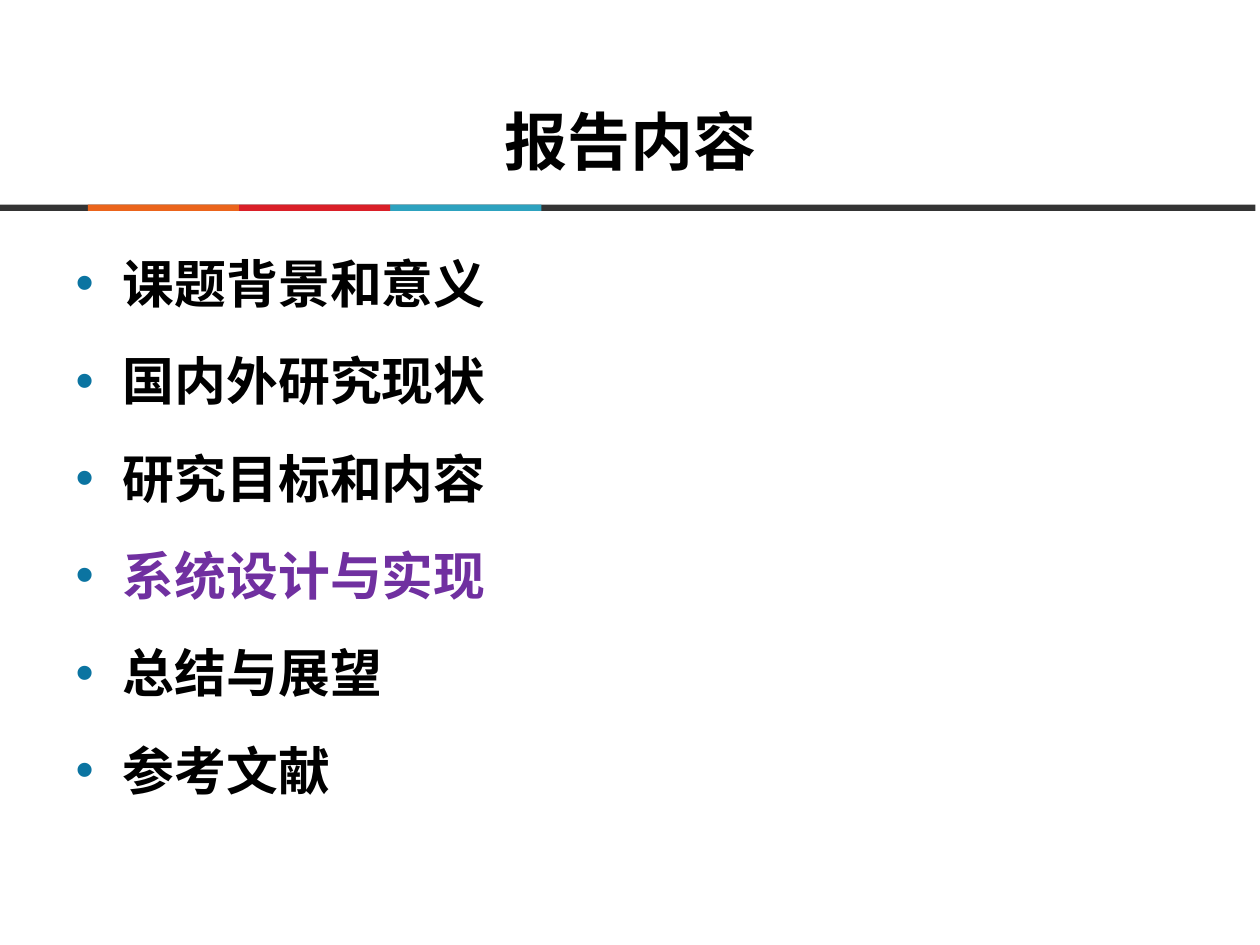
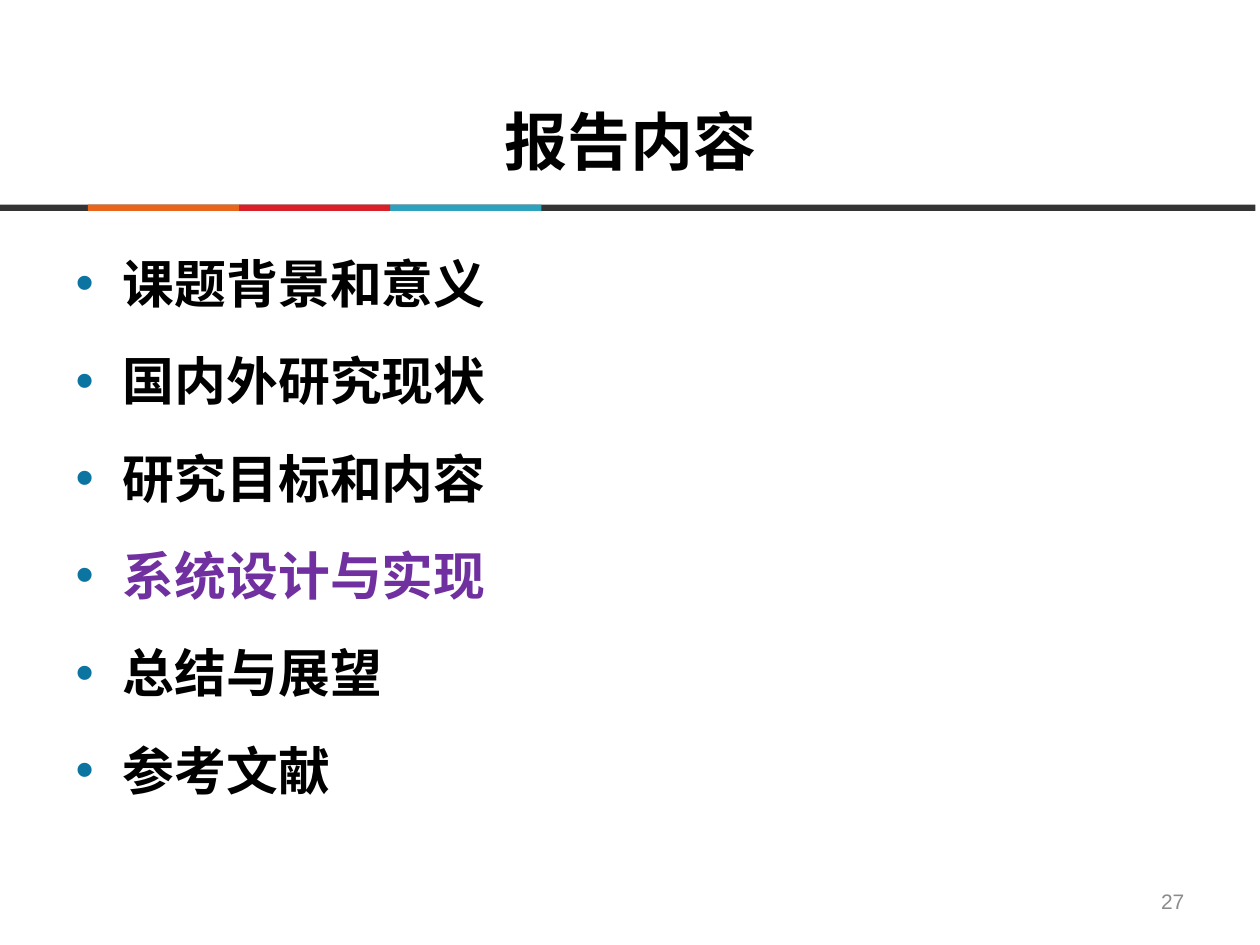
Before and after one commit to destiny1991/--2014--destiny, a slide deck: slide 27 of 答辩/ppt/SY1406108_陈志伟_毕业答辩.pptx (slide 23 before the commit). Drawn at 1260x945 pixels with LibreOffice and Linux fonts; fonts in the diff are those of the drawing; background and template pictures are left out. Boxes give left, top, right and bottom in pixels: in the first picture for what was removed or moved away, otherwise in the second. Text is boxed around its words. In the diff, an @@ line names an element or a change of style, - is before the commit and + after.

```diff
--- a/答辩/ppt/SY1406108_陈志伟_毕业答辩.pptx
+++ b/答辩/ppt/SY1406108_陈志伟_毕业答辩.pptx
@@ page number added at bbox=[1161, 894, 1184, 909], 12 pt, text #8C8C8C @@
+27
```
Also in this commit, not shown: 13 other slides changed, 22 slides added, 20 slides removed, 23 other files.
